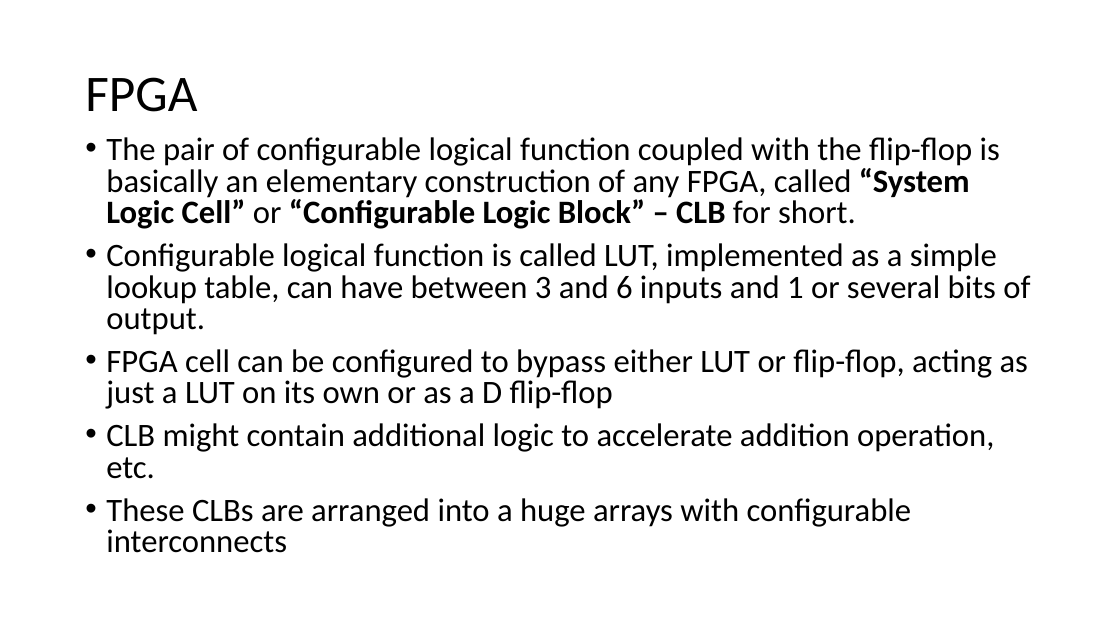
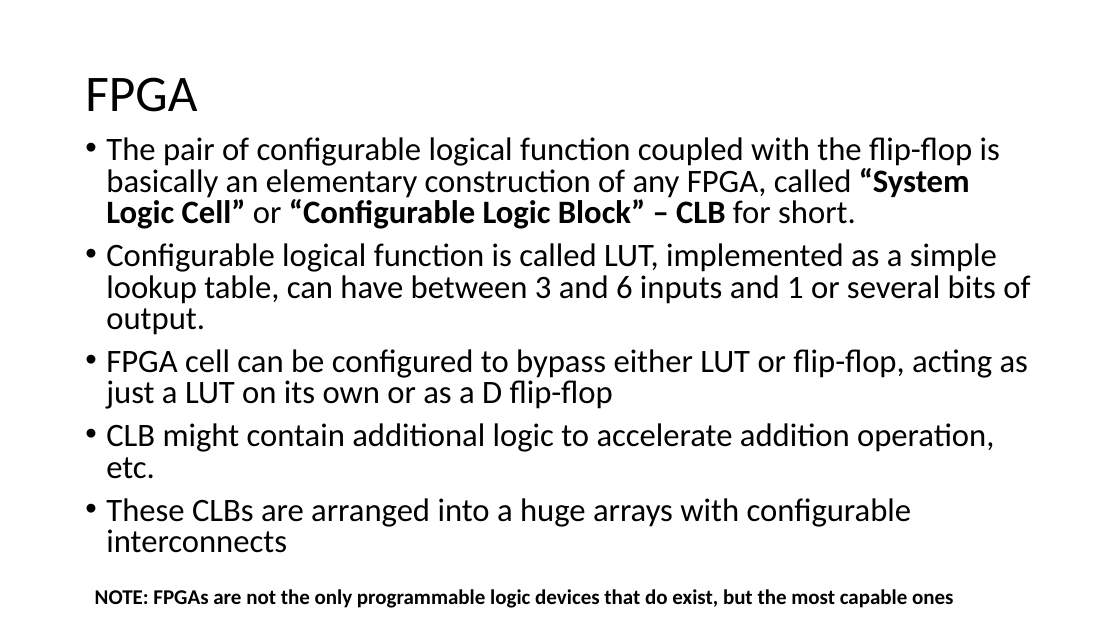
Before and after one commit to quarck/vhdl_intro, a slide deck: slide 56 of part2.pptx (slide 55 before the commit). Drawn at 1120x630 pixels with LibreOffice and Linux fonts; fonts in the diff are those of the drawing. Boxes give left, top, right and bottom in pixels: in the first picture for what was removed or moved away, otherwise in the second. Text is boxed around its words. In the diff, an @@ line names an element or a change of style, - is before the commit and + after.

```diff
--- a/part2.pptx
+++ b/part2.pptx
@@ text added at [95,589,953,608], 18 pt, text #000000, bold @@
+NOTE: FPGAs are not the only programmable logic devices that do exist, but the most capable ones
```
Also in this commit, not shown: 3 other slides changed, 21 slides added, 1 slide removed.
